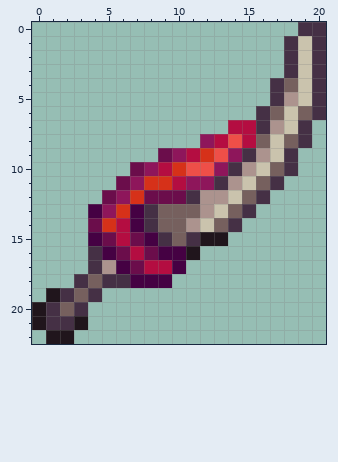
File history of a pixel-art sprite, Items/ItemSets/Titan/LaserbladeKatana.png. Above, as it was before the edit.
The file is 42x46 pixels, drawn in blocks of 2x2; one block is one cell here.
Now the later version:
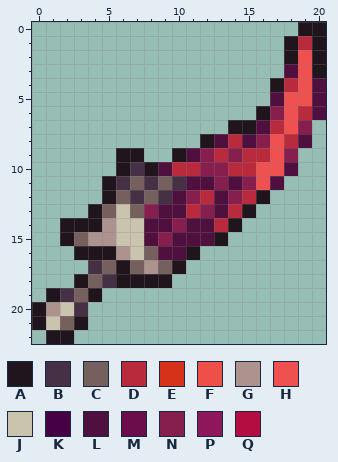
Palette (. is transparent): A #20151c  B #453045  C #76605e  D #b92a3d  E #d63119  F #ee4f48  G #ac938e  H #ef5050  J #cac3ad  K #450143  L #4f0f3f  M #6b0d4b  N #861e4e  P #8e165b  Q #b40d41
The exact change:
@@ x 0..20 @@
- 0 ...................BB
- 1 ..................BJB
- 2 ..................BJB
- 3 ..................BJB
- 4 .................BCJB
- 5 .................BGJB
- 6 ................BCJCB
- 7 ..............QQBGJB.
- 8 ............PQFQCJCB.
- 9 .........MPQEFPBGJB..
-10 .......MPQEFFPBGJCB..
-11 ......MPEEQPPBGJCB...
-12 .....MPEMMMBGGJCB....
-13 ....KPEKBCCCGJCB.....
-14 ....MEQKBCCGJCB......
-15 ....KMQMKBCBAA.......
-16 ....BKMQMKKA.........
-17 ....BGKMQQK..........
-18 ...BCBBKKK...........
-19 .ABCB................
-20 ABCB.................
-21 ABBA.................
+ 0 ...................AA
+ 1 ..................ADA
+ 2 ..................AHA
+ 3 ..................LHA
+ 4 .................ADHL
+ 5 .................LHHL
+ 6 ................ANHDL
+ 7 ..............AALDHN.
+ 8 ............ALDLNHDL.
+ 9 ......AA..ALNDNDDHN..
+10 ......ABALDDNNDDHHL..
+11 .....ABCBCBLLNLNHL...
+12 .....ACBCBLNDLNDA....
+13 ....ACJCNLLDNLDA.....
+14 ..AAAGJJLLNLLDA......
+15 ..ACGGJJLNLLLA.......
+16 ...AAAGJCLLA.........
+17 ....BCACGCA..........
+18 ...ACBAAAA...........
+19 .ABCA................
+20 AGJB.................
+21 AJCA.................
 22 .AA..................
Changed places in both pictures, as pixel boxes (x1, y1, x2, y2):
changed: (46, 22, 326, 330)
